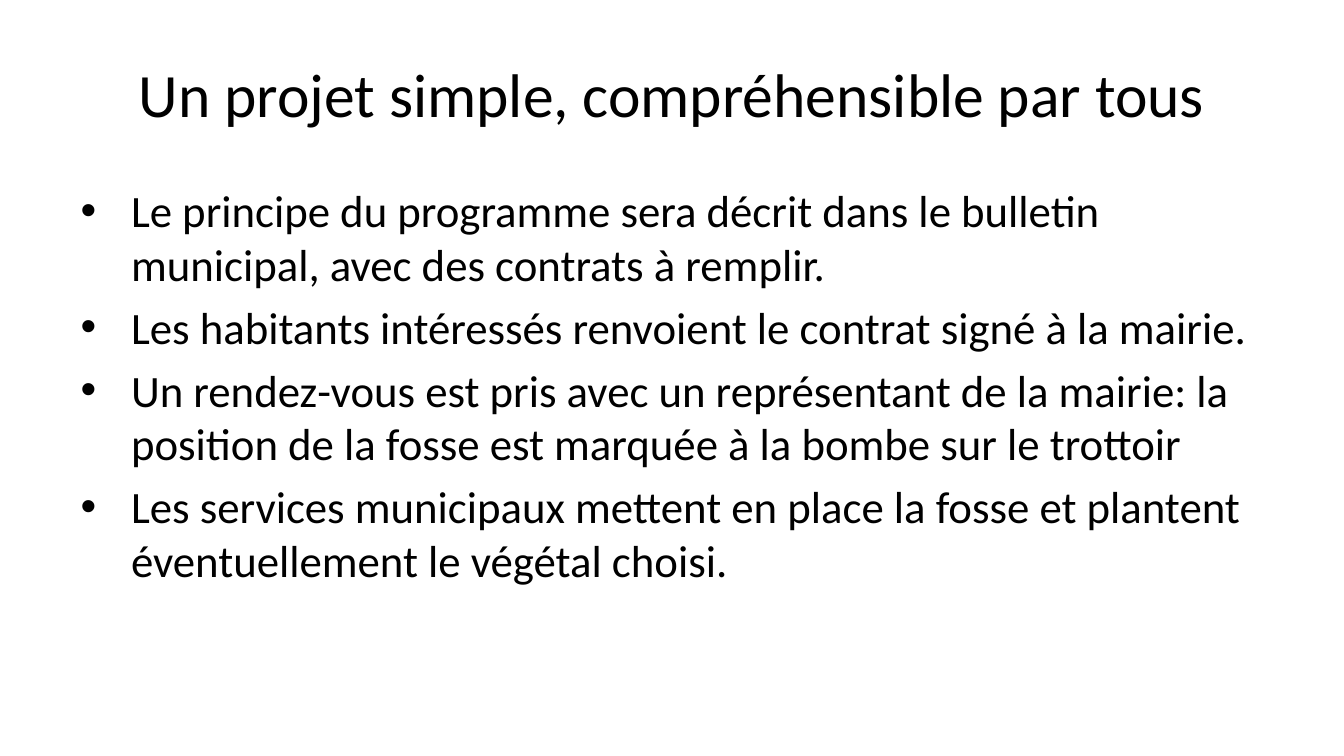
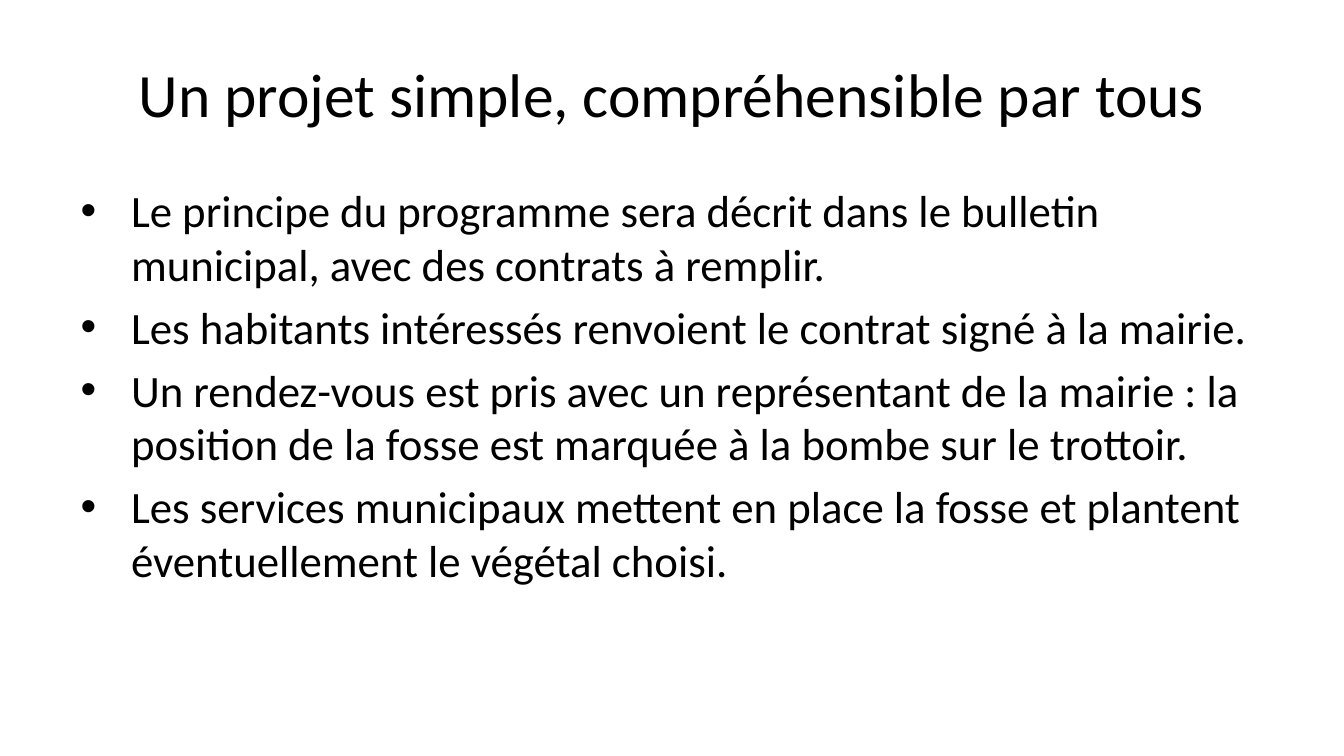
Before and after one commit to Bertrand82/vegetalisation_m2q, a slide deck: slide 7 of presentation.pptx. Drawn at 1344x756 pixels with LibreOffice and Linux fonts; fonts in the diff are those of the drawing. Boxes give left, top, right and bottom in pixels: in the first picture for what was removed or moved away, otherwise in the second. Text is boxed around its words. In the diff, an @@ line names an element or a change of style, - is before the commit and + after.

```diff
--- a/presentation.pptx
+++ b/presentation.pptx
@@ text at (131, 376, 1239, 468): text changed @@
-• Un rendez-vous est pris avec un représentant de la mairie: la position de la fosse est marquée à la bombe sur le trottoir
+• Un rendez-vous est pris avec un représentant de la mairie : la position de la fosse est marquée à la bombe sur le trottoir.
```
Also in this commit, not shown: 9 other slides changed, 3 other files.
